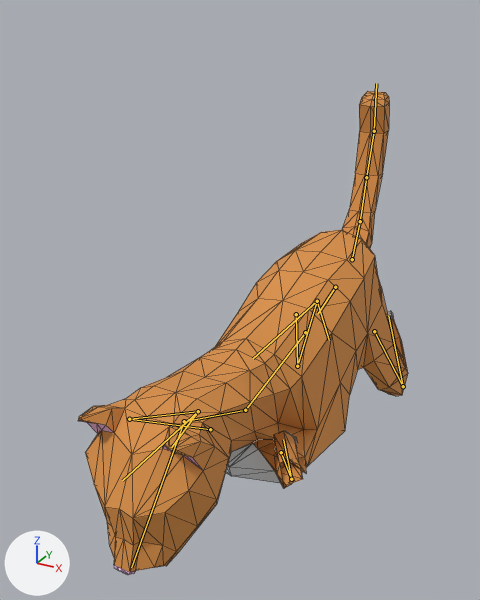
The glTF model godot/assets/models/characters/cat.glb, before and after one commit.
Camera for both pictures: a 50 mm lens placed at (0.309, -0.698, 0.45), pointed at (-0.036, -0.07, 0.136). Lighting does not change. The marker at lower left points along +X, +Y and +Z. The picture after the commit comes second. Both versions are drawn at frame 1 of the action 'head_up'; the numbers are the values there. The bones that change, and the others that lie on the model, are drawn over the model as lines. Mesh edges are drawn as thin lines.

Objects in the first picture: 'Cat'.
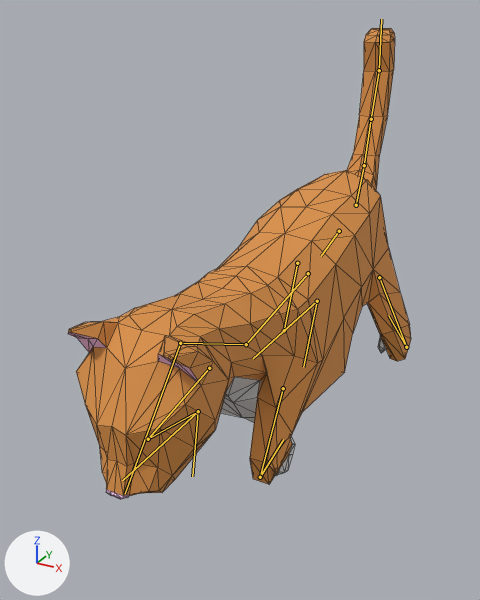
Pixel boxes [x1, y1, x2, y2] of what changed, in the pictures (480 x 600 px):
```json
{"object": "Cat", "change": "posed", "before": [78, 91, 408, 575], "after": [68, 28, 411, 499]}
{"bone": "Bone", "before": "(335, 287) to (318, 313)", "after": "(339, 231) to (321, 256)"}
{"bone": "Bone.014", "before": "(210, 429) to (129, 419)", "after": "(209, 368) to (148, 439)"}
{"bone": "Bone.015", "before": "(129, 419) to (198, 411)", "after": "(148, 439) to (198, 411)"}
{"bone": "Bone.017", "before": "(281, 452) to (291, 479)", "after": "(283, 388) to (260, 477)"}
{"bone": "Bone.018", "before": "(291, 479) to (283, 439)", "after": "(260, 477) to (283, 439)"}
{"bone": "Bone.008", "before": "(374, 331) to (403, 386)", "after": "(379, 277) to (406, 347)"}
{"bone": "Bone.009", "before": "(403, 386) to (388, 315)", "after": "(406, 347) to (388, 315)"}
{"bone": "Bone.011", "before": "(296, 314) to (297, 366)", "after": "(297, 263) to (284, 330)"}
{"bone": "Bone.012", "before": "(297, 366) to (317, 301)", "after": "(284, 330) to (317, 301)"}
```

Edits to the scene script, one JSON object a line:
```json
{"block": "bone_bone", "where": "bone_bone = bpy.data.objects['CatArmature'].pose.bones['Bone']"}
{"op": "set", "path": "bone_bone.location", "old": "(1.56, 0.4, 0.0)", "new": "(0.87, 0.22, 0.0)"}
{"block": "bone_bone_014", "where": "bone_bone_014 = bpy.data.objects['CatArmature'].pose.bones['Bone.014']  # child of 'Bone.001'"}
{"op": "set", "path": "bone_bone_014.rotation_quaternion", "old": "(0.511, -0.498, 0.011, -0.7)", "new": "(0.817, -0.125, -0.022, -0.562)", "note": "degrees (-46, -43, -89) -> degrees (-10, -10, -68)"}
{"block": "bone_bone_015", "where": "bone_bone_015 = bpy.data.objects['CatArmature'].pose.bones['Bone.015']  # child of 'Bone.014'"}
{"op": "set", "path": "bone_bone_015.rotation_quaternion", "old": "(0.016, -0.118, 0.061, -0.991)", "new": "(0.353, 0.169, 0.003, 0.92)", "note": "degrees (-7, -13, -177) -> degrees (8, -18, 137)"}
{"block": "bone_bone_017", "where": "bone_bone_017 = bpy.data.objects['CatArmature'].pose.bones['Bone.017']  # child of 'Bone.001'"}
{"op": "set", "path": "bone_bone_017.rotation_quaternion", "old": "(0.518, 0.465, -0.007, -0.718)", "new": "(0.811, 0.14, 0.016, -0.567)", "note": "degrees (41, 41, -92) -> degrees (12, 11, -69)"}
{"block": "bone_bone_018", "where": "bone_bone_018 = bpy.data.objects['CatArmature'].pose.bones['Bone.018']  # child of 'Bone.017'"}
{"op": "set", "path": "bone_bone_018.rotation_quaternion", "old": "(0.023, 0.088, -0.053, -0.994)", "new": "(0.356, -0.143, -0.002, 0.924)", "note": "degrees (6, 10, -177) -> degrees (-6, 15, 137)"}
{"block": "bone_bone_008", "where": "bone_bone_008 = bpy.data.objects['CatArmature'].pose.bones['Bone.008']  # child of 'Bone'"}
{"op": "set", "path": "bone_bone_008.rotation_quaternion", "old": "(0.98, 0.014, 0.116, -0.16)", "new": "(0.954, -0.194, 0.042, -0.224)", "note": "degrees (-1, 13, -19) -> degrees (-23, 0, -26)"}
{"block": "bone_bone_009", "where": "bone_bone_009 = bpy.data.objects['CatArmature'].pose.bones['Bone.009']  # child of 'Bone.008'"}
{"op": "set", "path": "bone_bone_009.rotation_quaternion", "old": "(0.498, 0.757, 0.001, 0.422)", "new": "(0.681, 0.59, -0.012, 0.433)", "note": "degrees (101, -40, 33) -> degrees (69, -32, 43)"}
{"block": "bone_bone_011", "where": "bone_bone_011 = bpy.data.objects['CatArmature'].pose.bones['Bone.011']  # child of 'Bone'"}
{"op": "set", "path": "bone_bone_011.rotation_quaternion", "old": "(0.999, -0.032, -0.007, 0.011)", "new": "(0.958, -0.286, -0.002, 0.025)", "note": "degrees (-4, -1, 1) -> degrees (-33, 1, 3)"}
{"block": "bone_bone_012", "where": "bone_bone_012 = bpy.data.objects['CatArmature'].pose.bones['Bone.012']  # child of 'Bone.011'"}
{"op": "set", "path": "bone_bone_012.rotation_quaternion", "old": "(0.468, 0.883, 0.0, -0.029)", "new": "(0.65, 0.759, 0.001, -0.036)", "note": "degrees (124, 3, -2) -> degrees (99, 3, -3)"}
```
